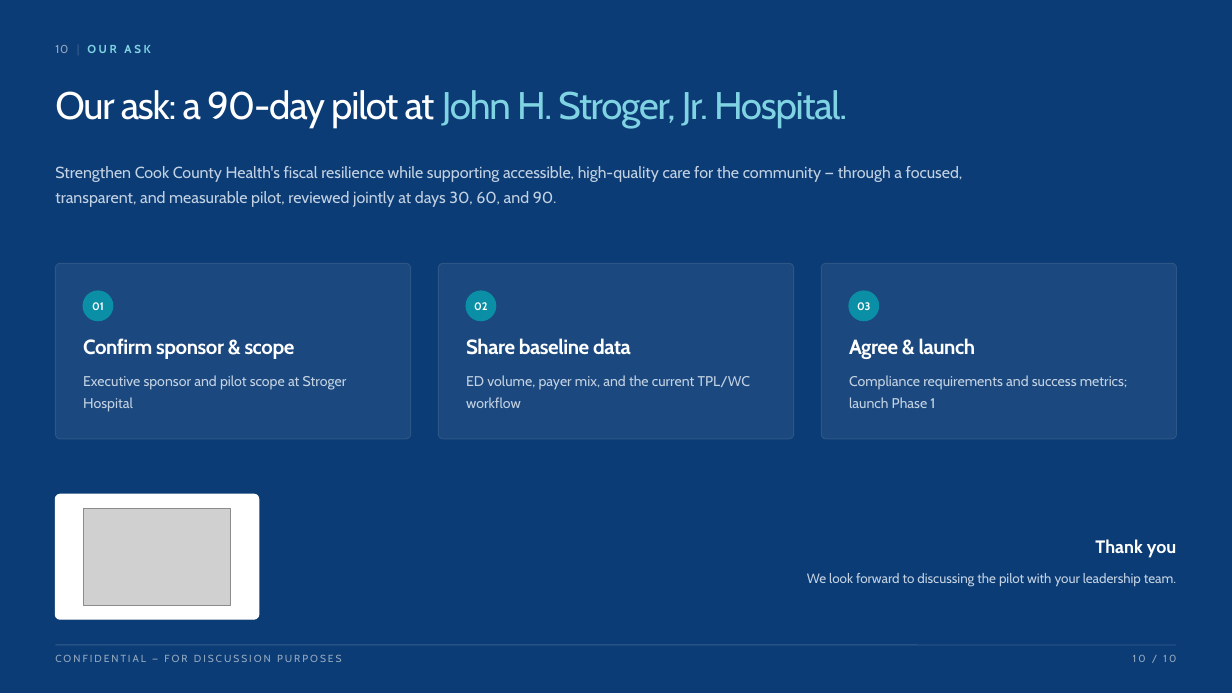
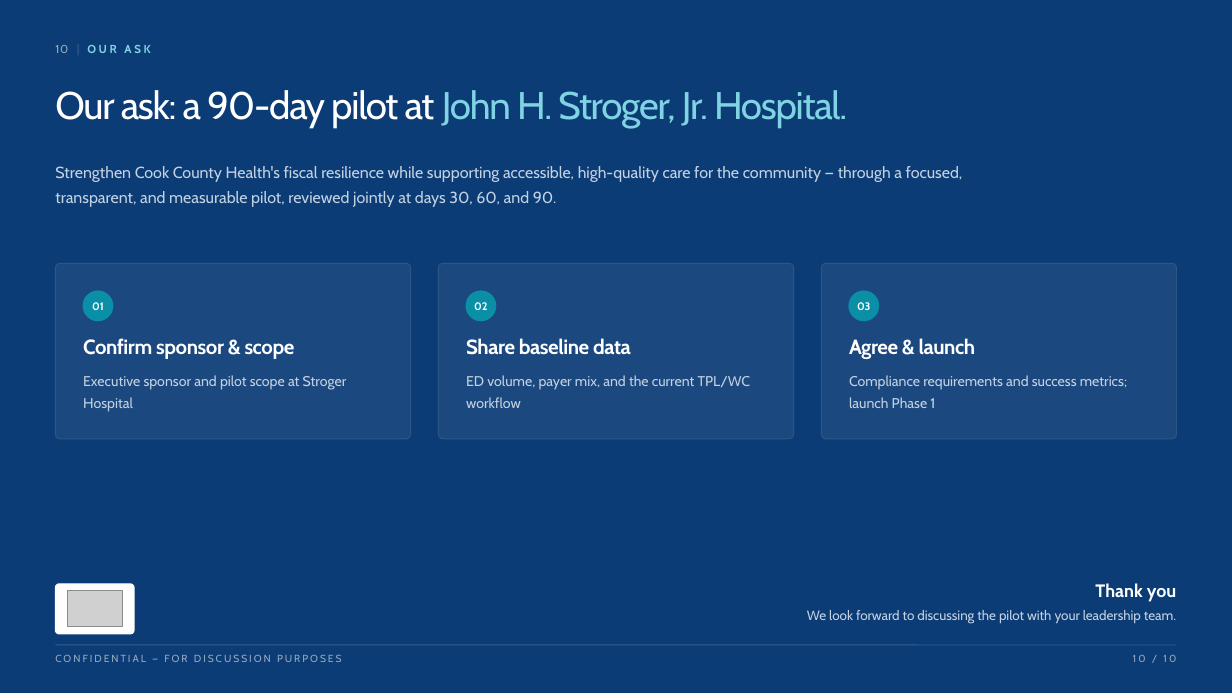
Before and after one commit to GMyoung/laborforce-deck, a slide deck: slide 10 of LaborForce_CookCountyHealth.pptx. Drawn at 1232x693 pixels with LibreOffice and Linux fonts; fonts in the diff are those of the drawing; grey boxes stand for pictures. Boxes give left, top, right and bottom in pixels: in the first picture for what was removed or moved away, otherwise in the second. Text is boxed around its words. In the diff, an @@ line names an element or a change of style, - is before the commit and + after.

```diff
--- a/LaborForce_CookCountyHealth.pptx
+++ b/LaborForce_CookCountyHealth.pptx
@@ rounded rectangle: place and size @@
-rounded rectangle at [55,494,259,619]
+rounded rectangle at [55,584,134,634]
@@ rounded rectangle at [55,584,134,634]: proportions changed @@
@@ picture: place and size @@
-picture at [83,508,231,605]
+picture at [67,591,122,627]
@@ text "Thank you": place and size @@
-text "Thank you" at [1095,539,1177,558]
+text "Thank you" at [1095,583,1177,602]
@@ text "We look forward to discussing ...": place and size @@
-text "We look forward to discussing ..." at [807,573,1176,587]
+text "We look forward to discussing ..." at [807,610,1176,624]
@@ text "We look forward to discussing ..." at [807,610,1176,624]: line spacing 1.25 to 1 @@
```
Also in this commit, not shown: 1 other file.
